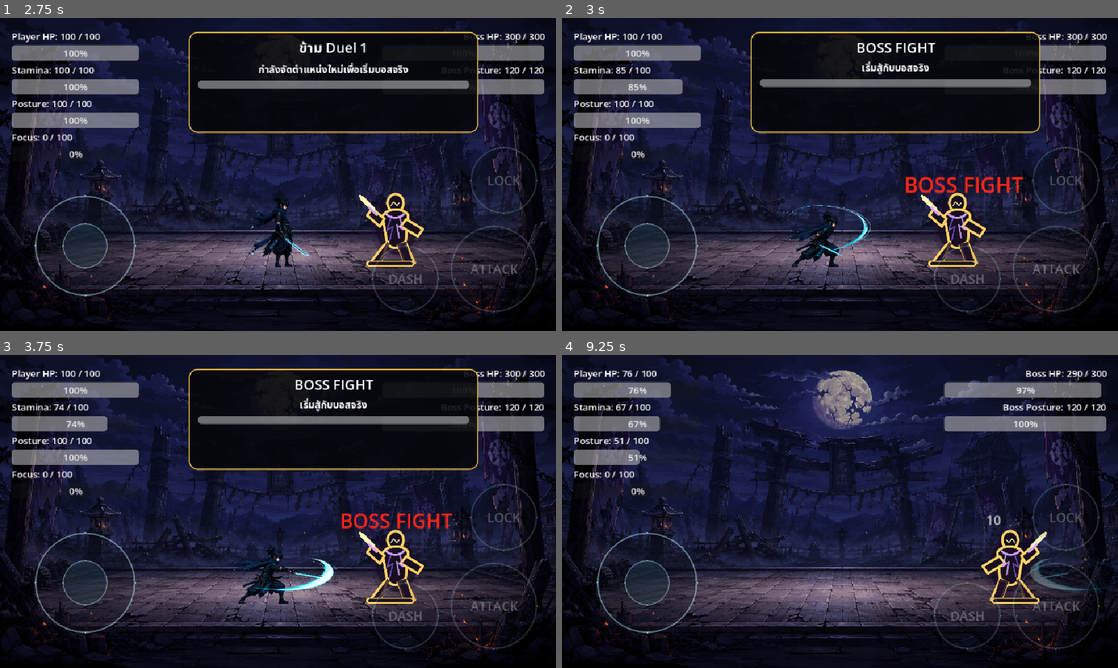
Above: before the commit, frames 1-4 (two rows, left to right).
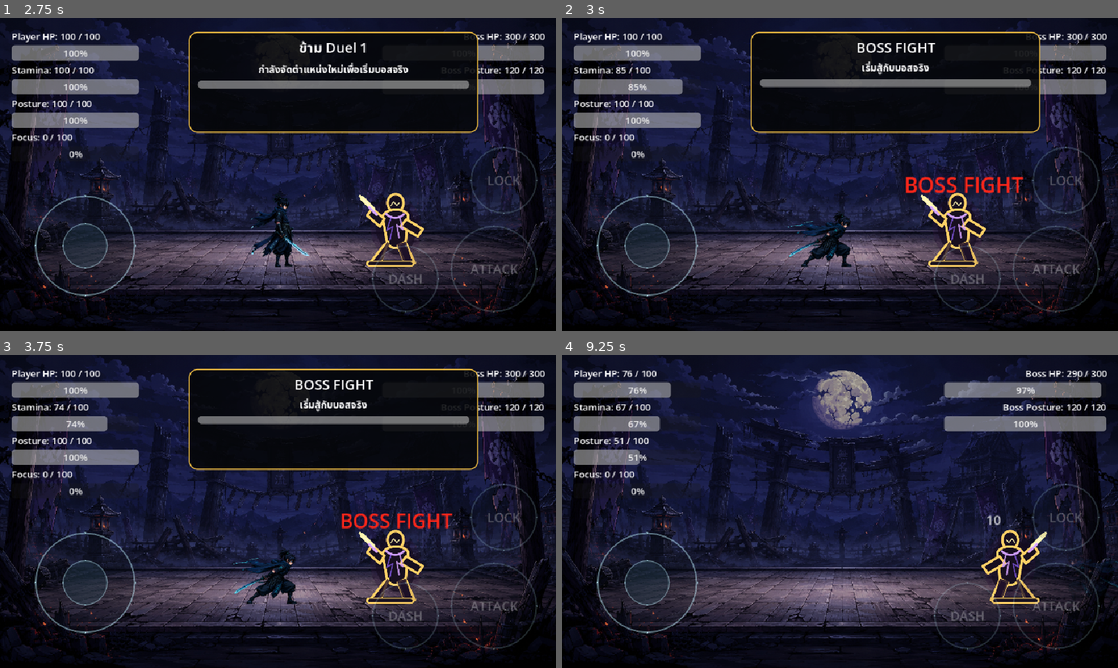
Above: after the commit, the same moments.

Repository: shanwinder/lastblade
Game: Godot game, scene res://scenes/main/BossBrokenMaster.tscn
Two runs of this game, one before a commit and one after it. Both use one fixed random seed, a clock stepped at 60 frames per second and the inputs below.
Inputs (mouse positions are in pixels of both pictures, inside the frame that each line leads up to):
- Up to frame 1 (2.75 s): click "START" at 0.5 s; click "SKIP" at 1.25 s; click "SKIP" at 2 s
- Up to frame 2 (3 s): click "ATTACK" at 2.75 s
- Up to frame 3 (3.75 s): tap Enter at 3.5 s; move the mouse to (400, 495) at 3.52 s; hold Right (ui_right) from 3.53 s (still down); tap A (attack) at 3.6 s; click (400, 495) at 3.67 s
- Up to frame 4 (9.25 s): release Right (ui_right) at 4.25 s; drag from (728, 527) to (890, 567) at 4.27 s; click "DASH" at 5 s; click "LOCK" at 5.75 s; click "LOCKED" at 6.5 s; move the mouse to (895, 442) at 7.27 s; hold Right (ui_right) 7.28-8 s; tap S (dash) at 7.35 s; tap A (attack) at 7.55, 9.05 s; drag from (812, 574) to (1062, 567) at 8.02 s; move the mouse to (1006, 558) at 8.77 s; hold Left (ui_left) from 8.78 s (still down); tap D (parry) at 8.85 s

Frame 1 is identical in both runs. In frame 2, 1.0% of the frame differs, in the area x 40-56%, y 59-80%; in frame 3, 1.1%, in the area x 42-61%, y 60-80%; in frame 4, 0.3%.

Commit message:
Update player_animated_idle_visual_manager.gd

Diff:
--- a/last-blade-trial/player_animated_idle_visual_manager.gd
+++ b/last-blade-trial/player_animated_idle_visual_manager.gd
@@ -48,7 +48,7 @@
 @export var attack_animation_enabled: bool = true
 
 # ความเร็ว animation โจมตี หน่วยเป็น frames per second
-@export var attack_animation_speed: float = 12.0
+@export var attack_animation_speed: float = 24
 
 # ปกติท่าโจมตีไม่ควรวน loop เพราะเป็น action สั้น ๆ หนึ่งครั้ง
 @export var attack_animation_loop: bool = false
